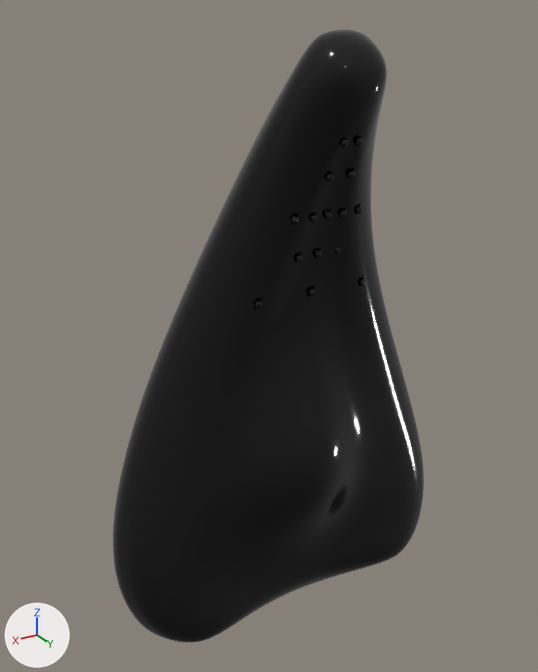
What one commit did to the FBX model FBX/HU2-3dprint-Closed+Pins.fbx.
One viewpoint serves both versions: a 50 mm camera at (0.0783, 0.1291, 0.1269) aimed at (0.003, 0.0036, 0.0642). Arrows for +X, +Y and +Z are at lower left; the lights stay in place. Where no turn or scale is listed for an object, it has been applied to the vertices. Vertices at the same position are counted once.

In view in the first picture: 'Pin'.
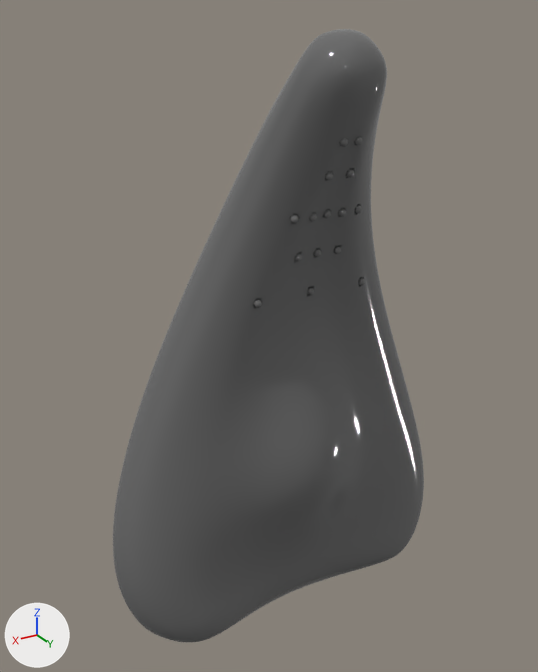
Commit message: Pin fix

What differs and where, as boxes [x1, y1, x2, y2] in the pictures (538 x 672 px; the box of a moved part takes in the faces that stretch with it):
part 1 of me_pin, moved or reshaped: before [253, 137, 366, 308]; after [254, 137, 365, 308]
part 2 of me_pin, recoloured (black to grey): [113, 29, 424, 642] in both

Patch to the scene script:
```diff
--- a/FBX/HU2-3dprint-Closed+Pins.fbx.py
+++ b/FBX/HU2-3dprint-Closed+Pins.fbx.py
@@ mat_graphite @@
+mat_graphite = principled_material('Graphite')
+mat_graphite.base_color = (0.141, 0.141, 0.141)  # dark grey #696969
+mat_graphite.roughness = 0.078
@@ me_pin @@
 # used by ob_pin; location = (0.0, 0.0, 0.0)
-me_pin.from_pydata(...)  # 70220 vertices, 70319 faces; spans x -0.0412..0.0412, y -0.0135..0.0294, z -0.0067..0.1249
+me_pin.from_pydata(...)  # 70255 vertices, 70452 faces; spans x -0.0412..0.0412, y -0.0135..0.0294, z -0.0067..0.1249
+# me_pin part 1: 291 vertices moved within x -0.013..0.013, y 0.0145..0.0262, z 0.0763..0.1079; 4084 vertices removed from x -0.013..0.013, y 0.0145..0.0266, z 0.0762..0.1079; 4119 vertices added at x -0.013..0.013, y 0.0145..0.0264, z 0.0762..0.108
+# me_pin part 2: 64631 faces spanning x -0.0412..0.0412, y -0.0135..0.0294, z -0.0067..0.1249 switch from mat_metal (black #000000) to mat_graphite (dark grey #696969)
```
